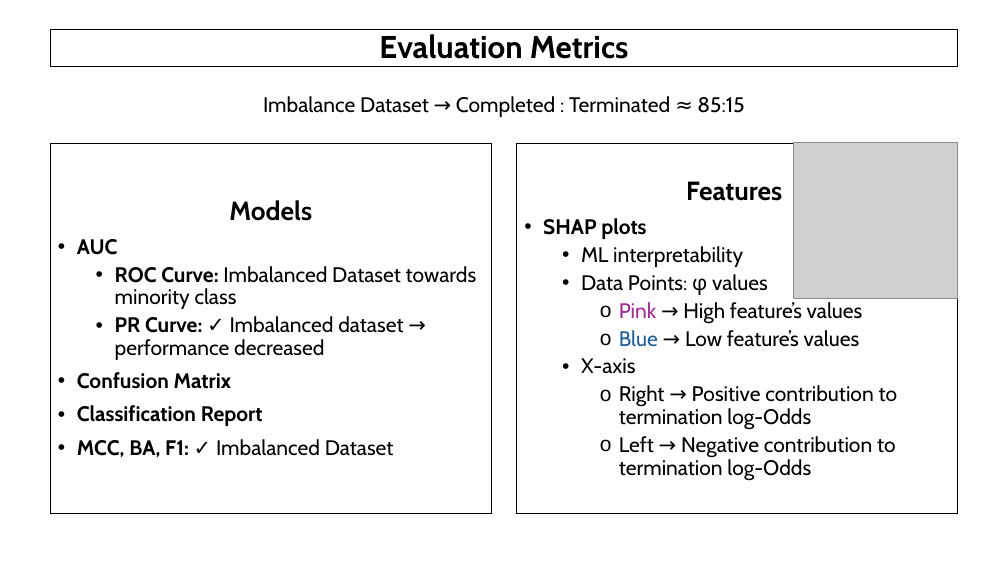
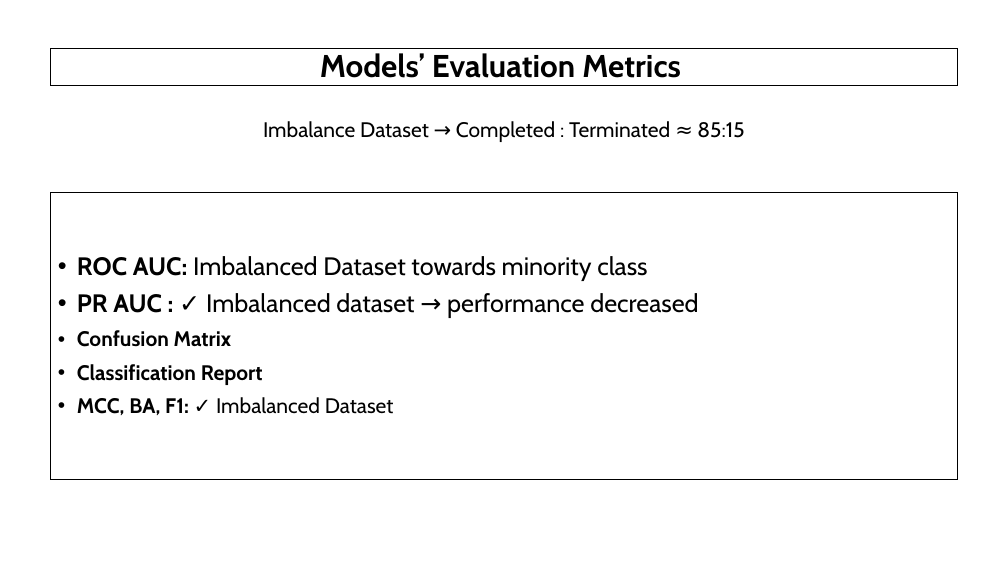
Before and after one commit to AndreouEugenia/Thesis, a slide deck: slide 17 of Thesis_Presentation.pptx. Drawn at 1008x567 pixels with LibreOffice and Linux fonts; fonts in the diff are those of the drawing; grey boxes stand for pictures; background and template pictures are left out. Boxes give left, top, right and bottom in pixels: in the first picture for what was removed or moved away, otherwise in the second. Text is boxed around its words. In the diff, an @@ line names an element or a change of style, - is before the commit and + after.

```diff
--- a/Thesis_Presentation.pptx
+++ b/Thesis_Presentation.pptx
@@ title "Models’ Evaluation Metrics": place and size @@
-title "Models’ Evaluation Metrics" at (51, 29, 958, 67)
+title "Models’ Evaluation Metrics" at (51, 48, 958, 86)
@@ title at (320, 53, 681, 78): text changed @@
-Evaluation Metrics
+Models’ Evaluation Metrics
@@ text "Imbalance Dataset → Completed : ...": place and size @@
-text "Imbalance Dataset → Completed : ..." at (263, 96, 744, 117)
+text "Imbalance Dataset → Completed : ..." at (263, 121, 744, 142)
@@ rectangle removed at (517, 144, 958, 513) @@
-Features
-• SHAP plots
-  • ML interpretability
-  • Data Points: φ values
-    o Pink → High feature’s values
-    o Blue → Low feature’s values
-  • X-axis
-    o Right → Positive contribution to termination log-Odds
-    o Left → Negative contribution to termination log-Odds
@@ picture removed at (793, 142, 957, 299) @@
@@ text "ROC AUC: Imbalanced Dataset towards ...": place and size @@
-text "ROC AUC: Imbalanced Dataset towards ..." at (51, 144, 492, 513)
+text "ROC AUC: Imbalanced Dataset towards ..." at (51, 192, 958, 479)
@@ text at (77, 256, 698, 318): text changed; size 20 to 24 pt @@
-Models
-• AUC
-  • ROC Curve: Imbalanced Dataset towards minority class
-  • PR Curve: ✓ Imbalanced dataset → performance decreased
+• ROC AUC: Imbalanced Dataset towards minority class
+• PR AUC : ✓ Imbalanced dataset → performance decreased
```
Also in this commit, not shown: 16 other slides changed, 1 slide added, 15 other files.
